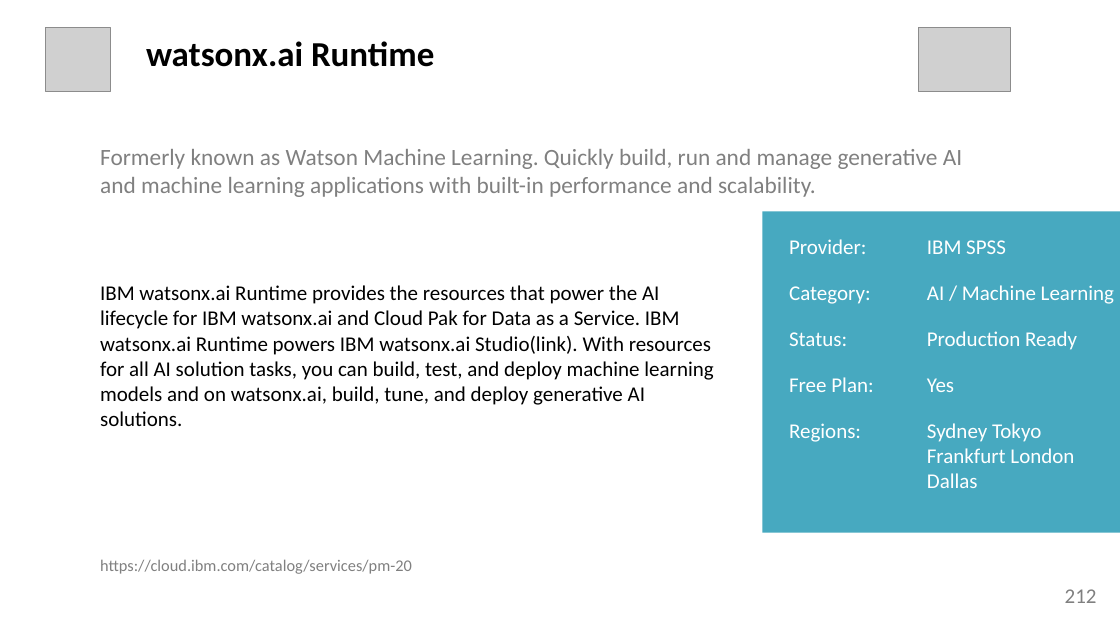
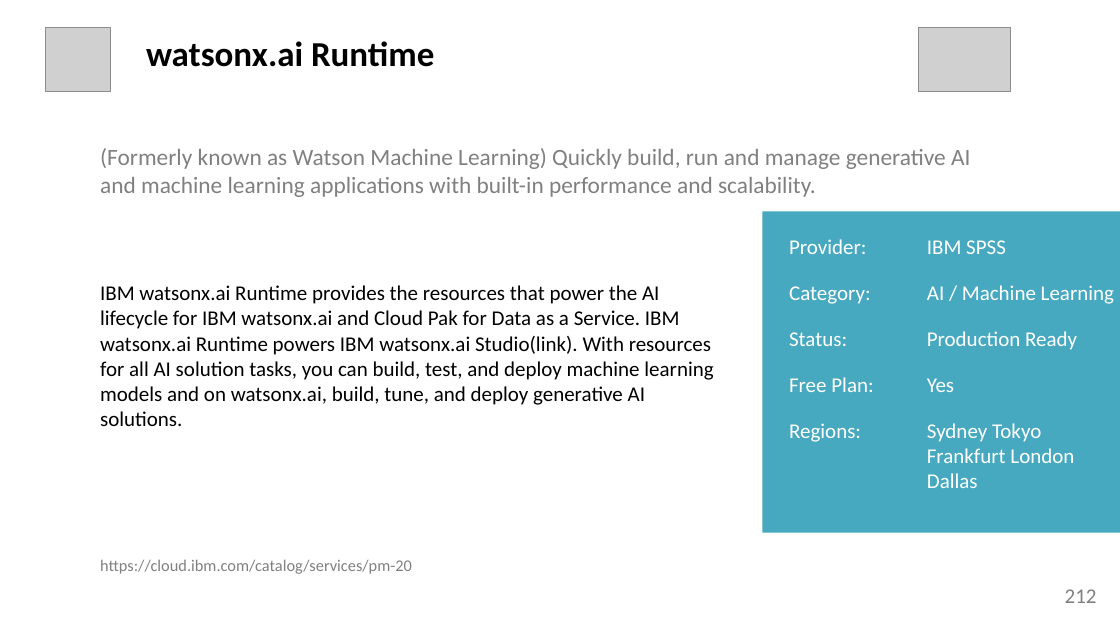
Before and after one commit to l2fprod/mycatalog, a slide deck: slide 212 of docs/generated/mycatalog.pptx. Drawn at 1120x630 pixels with LibreOffice and Linux fonts; fonts in the diff are those of the drawing; grey boxes stand for pictures. Boxes give left, top, right and bottom in pixels: in the first picture for what was removed or moved away, otherwise in the second. Text is boxed around its words. In the diff, an @@ line names an element or a change of style, - is before the commit and + after.

```diff
--- a/docs/generated/mycatalog.pptx
+++ b/docs/generated/mycatalog.pptx
@@ text at bbox=[100, 148, 970, 197]: text changed @@
-Formerly known as Watson Machine Learning. Quickly build, run and manage generative AI and machine learning applications with built-in performance and scalability.
+(Formerly known as Watson Machine Learning) Quickly build, run and manage generative AI and machine learning applications with built-in performance and scalability.
```
Also in this commit, not shown: 9 other files.
